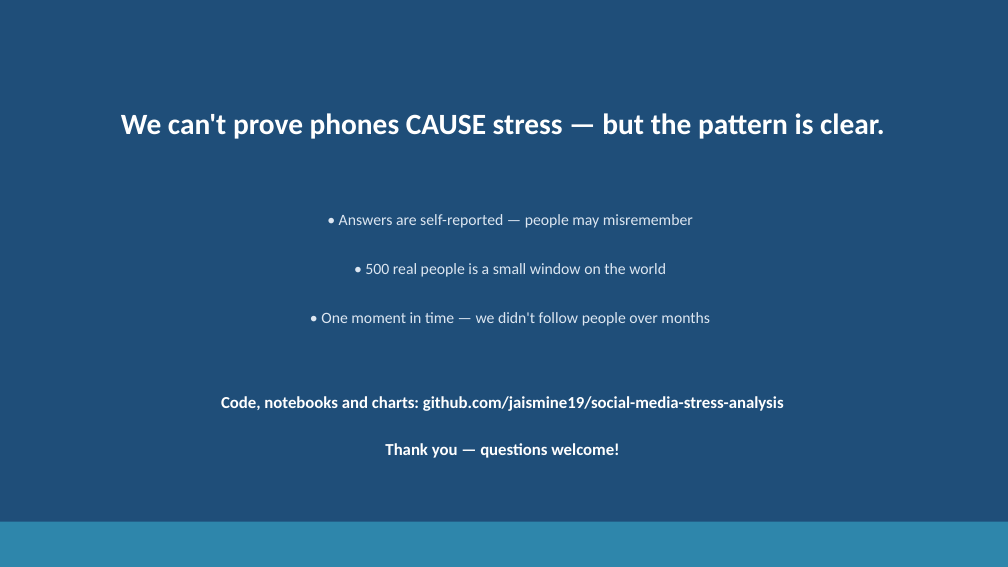
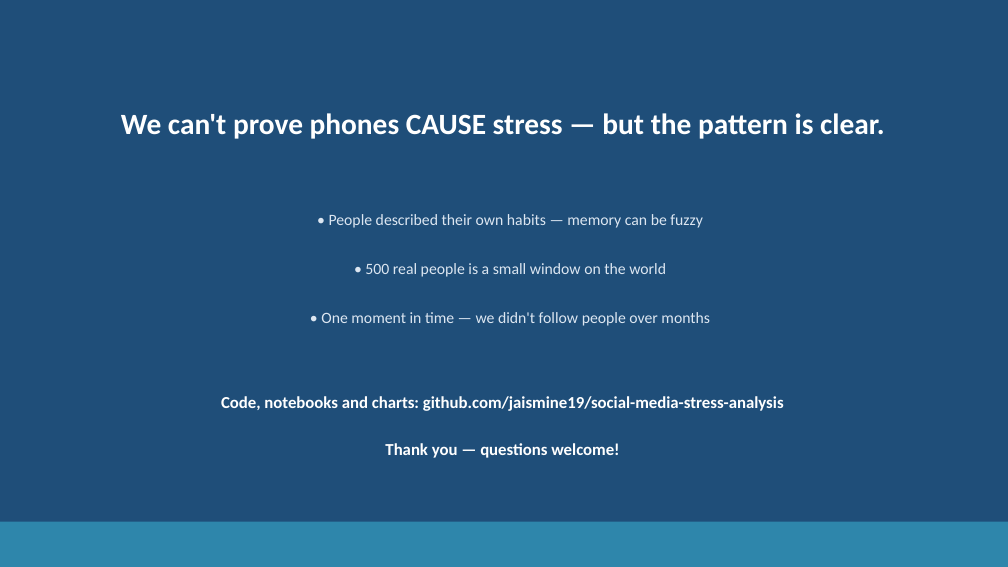
Before and after one commit to jaismine19/social-media-stress-analysis, a slide deck: slide 16 of presentation/Social_Media_Stress_Presentation.pptx. Drawn at 1008x567 pixels with LibreOffice and Linux fonts; fonts in the diff are those of the drawing. Boxes give left, top, right and bottom in pixels: in the first picture for what was removed or moved away, otherwise in the second. Text is boxed around its words. In the diff, an @@ line names an element or a change of style, - is before the commit and + after.

```diff
--- a/presentation/Social_Media_Stress_Presentation.pptx
+++ b/presentation/Social_Media_Stress_Presentation.pptx
@@ text at <box>329,214,702,228</box>: text changed @@
-• Answers are self-reported — people may misremember
+• People described their own habits — memory can be fuzzy
```
Also in this commit, not shown: 10 other slides changed.
